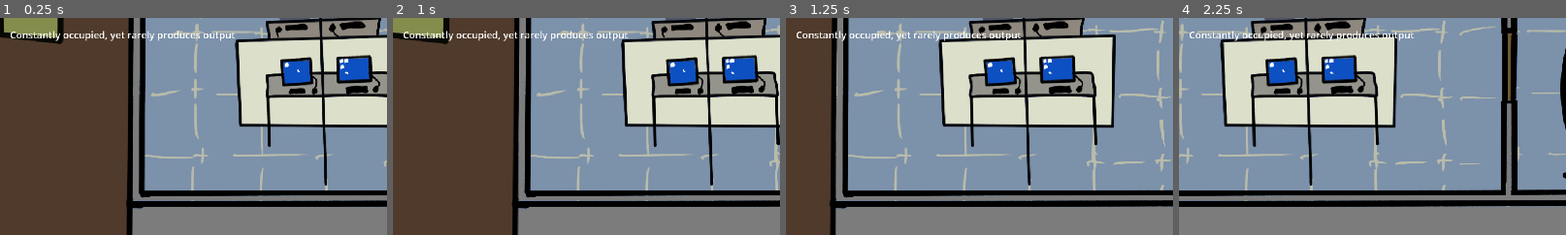
Above: before the commit, frames 1-4 (left to right).
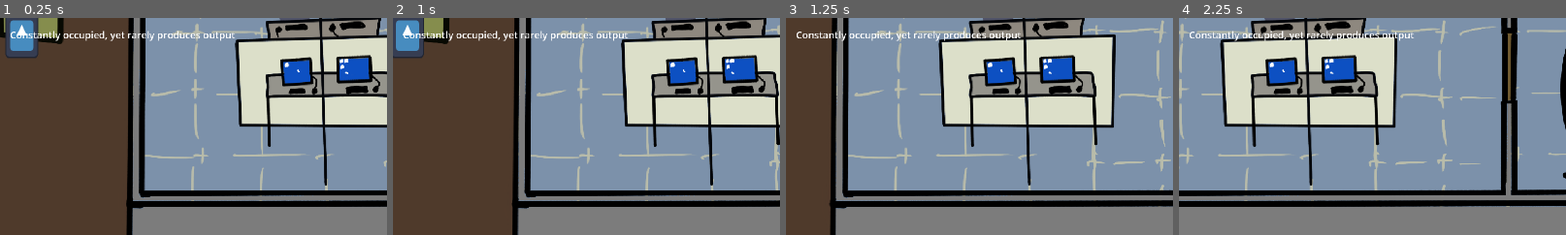
Above: after the commit, the same moments.

Repository: cewaite/documentary_of_aliens
Game: Godot game, scene res://globals/game_manager/game_manager.tscn
The game is run twice, just before and just after one commit, with the same random seed, the same clock (stepped at 60 frames per second) and the same inputs. The engine's default icon, where the game draws it, is replaced by a stand-in: a white triangle on a blue panel in a dark square.
Inputs:
- Up to frame 1 (0.25 s): no input
- Up to frame 2 (1 s): tap Enter at 0.5 s; hold Right (ui_right) from 0.53 s (still down); tap Space (interact) at 0.6 s
- Up to frame 3 (1.25 s): keep holding Right (ui_right)
- Up to frame 4 (2.25 s): release Right (ui_right) at 1.28 s; hold Down (ui_down) 1.28-2.03 s; tap Space (interact) at 1.35 s; hold Right (ui_right) from 2.03 s (still down); tap E (take_picture) at 2.1 s
The pictures show only the part of the screen within x 0-50%, y 0-50%; the shares and areas given below are measured in that part.

The runs differ from the first frame. In frame 1, 1.5% of the frame differs, in the area x 1-11%, y 0-19%; in frame 2, 1.4%; in frame 3, nothing differs; in frame 4, nothing differs.

Commit message:
unemployeed man office npc

Diff:
--- /dev/null
+++ b/entities/npcs/unemployeed_npc/unemployeed_npc.gd
@@ -0,0 +1,5 @@
+extends NPC
+
+func interact():
+	if not speak_component.finished_speaking:
+		speak_component.speak()
--- /dev/null
+++ b/entities/npcs/unemployeed_npc/unemployeed_npc.tscn
@@ -0,0 +1,23 @@
+[gd_scene format=3 uid="uid://de78b57y25hah"]
+
+[ext_resource type="PackedScene" uid="uid://d1cyctv0r5n7p" path="res://prefabs/npc/npc.tscn" id="1_pc6ku"]
+[ext_resource type="Script" uid="uid://ddjnqdqp2wgyc" path="res://entities/npcs/unemployeed_npc/unemployeed_npc.gd" id="2_lyabg"]
+
+[sub_resource type="RectangleShape2D" id="RectangleShape2D_lyabg"]
+size = Vector2(54, 77)
+
+[node name="UnemployeedNPC" unique_id=143393978 instance=ExtResource("1_pc6ku")]
+script = ExtResource("2_lyabg")
+
+[node name="CollisionShape2D" type="CollisionShape2D" parent="InteractableComponent" parent_id_path=PackedInt32Array(436105360) index="1" unique_id=1150536491]
+position = Vector2(0, 1.5)
+shape = SubResource("RectangleShape2D_lyabg")
+
+[node name="SpeakComponent" parent="." index="2" unique_id=1744893008]
+dialogue = Array[String](["[shake rate=20.0 level=5 connected=1]Oh hello....[/shake]", "[shake rate=20.0 level=5 connected=1]I used to work here, until Big Boss thought AI could do my job better.[/shake]", "[font_size={10}]I kept trying to tell them it can't...[/font_size]", "[shake rate=20.0 level=5 connected=1]I guess I won't need this anymore. Here, you take it..[/shake]", "[i]They hand you an employee badge[/i]", "[fade start=16 length=10]My time has come... goodbye....[/fade]"])
+
+[node name="CollisionShape2D" type="CollisionShape2D" parent="." index="3" unique_id=462701805]
+position = Vector2(0, 1.5)
+shape = SubResource("RectangleShape2D_lyabg")
+
+[editable path="InteractableComponent"]
--- a/prefabs/components/speak_component.gd
+++ b/prefabs/components/speak_component.gd
@@ -2,8 +2,11 @@
 
 @export var dialogue: Array[String]
 var curr_dialogue_line: int = 0
+var finished_speaking: bool = false
 
 func speak():
 	SignalController.send_dialogue.emit(dialogue[curr_dialogue_line])
 	if curr_dialogue_line < dialogue.size() - 1:
 		curr_dialogue_line += 1
+	elif curr_dialogue_line == dialogue.size() - 1:
+		finished_speaking = true
--- a/scenes/levels/the_office/the_office.tscn
+++ b/scenes/levels/the_office/the_office.tscn
@@ -30,6 +30,7 @@
 [ext_resource type="AudioStream" uid="uid://btmn0uv7404jo" path="res://assets/levels/office/sfx/microsoft-teams-message-sound-notif.mp3" id="23_7lwvy"]
 [ext_resource type="PackedScene" uid="uid://cdm3chjjayvqg" path="res://entities/objects/office/water_cooler.tscn" id="23_a2a8v"]
 [ext_resource type="PackedScene" uid="uid://bty3h70hvdq1e" path="res://prefabs/photo_area/photo_area.tscn" id="26_ef7n6"]
+[ext_resource type="PackedScene" uid="uid://de78b57y25hah" path="res://entities/npcs/unemployeed_npc/unemployeed_npc.tscn" id="31_npuky"]
 
 [sub_resource type="RectangleShape2D" id="RectangleShape2D_u3byc"]
 size = Vector2(83, 26)
@@ -278,7 +279,7 @@
 
 [node name="SpeakComponent" type="Node" parent="Cubicles/Cubicle1" unique_id=1837826952]
 script = ExtResource("7_sc46r")
-dialogue = Array[String](["[i]{You feel a sudden sense of anxiety from the noises emanating from this console...}[/i]"])
+dialogue = Array[String](["[i]You feel a sudden sense of anxiety from the noises emanating from this console...[/i]"])
 metadata/_custom_type_script = "uid://bk61eruksbbok"
 
 [node name="PingNotifAudioStreamPlayer" type="AudioStreamPlayer2D" parent="Cubicles/Cubicle1" unique_id=1941411434]
@@ -330,6 +331,9 @@
 
 [node name="NPCs" type="Node2D" parent="." unique_id=251062327]
 y_sort_enabled = true
+
+[node name="UnemployeedNPC" parent="NPCs" unique_id=143393978 instance=ExtResource("31_npuky")]
+position = Vector2(36, 923)
 
 [editable path="Doors/FrontDoor"]
 [editable path="Doors/FrontDoor/InteractableComponent"]
Not shown, added: entities/npcs/unemployeed_npc/unemployeed_npc.gd.uid
